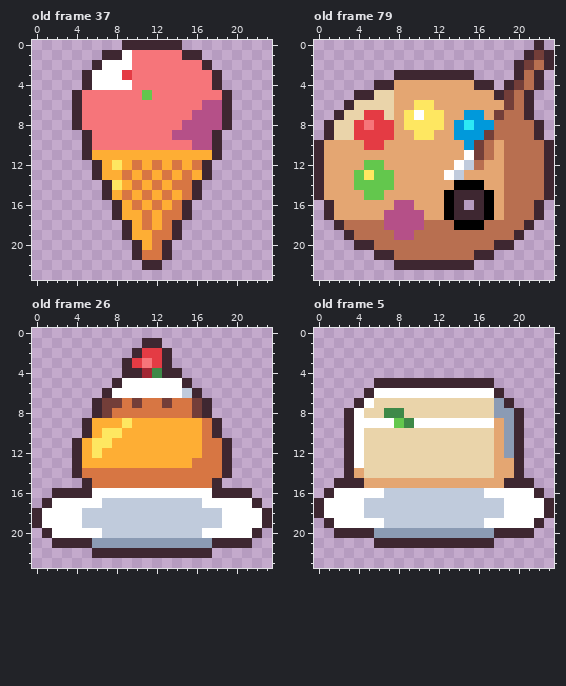
File history of a pixel-art file, art/icons.aseprite. The picture above was drawn from the file before the commit.
24x24 pixels, 79 frames. Shown: old frame 37, old frame 79, old frame 26, old frame 5. The commit also changed other frames, which this record leaves out.
After:
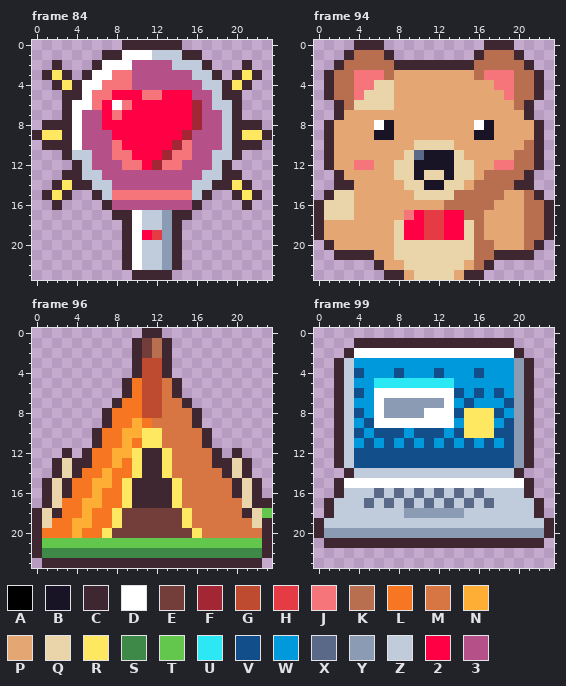
Palette (. is transparent): A #000000  B #181425  C #3e2731  D #ffffff  E #733e39  F #a22633  G #be4a2f  H #e43b44  J #f6757a  K #b86f50  L #f77622  M #d77643  N #feae34  P #e4a672  Q #ead4aa  R #fee761  S #3e8948  T #63c74d  U #2ce8f5  V #124e89  W #0099db  X #5a6988  Y #8b9bb4  Z #c0cbdc  2 #ff0044  3 #b55088
A new or re-ordered frame is compared with the old frame closest to it.
The exact change:
frames 79 -> 179
Changed rows in their new state; - is an unchanged pixel.
Frame 84 is new; against old frame 37:
first column x 0:
 1 ----------DDZZZ---------
 2 --C-------3333ZZZ----C--
 3 -CRC----JJ333333ZZ--CRC-
 4 --CRCD-JJJ3333333ZZCRC--
 5 ---C-D--222J-22233Z-C---
 6 ---CDD-2D-222222F-ZZC---
 7 ---CD332-2222222F--ZC---
 8 -CCCD33222222222F--ZCCC-
 9 CRRCD3332222222F--3ZCRRC
10 -CCCD333-22222F---3ZCCC-
11 ---CZZ33JJ222FJJ33ZZC---
12 ----CZ333JJ2FJJ333ZC----
13 ---CCZZ3333333333ZZCC---
14 --CRCCZZ33333333ZZCCRC--
15 -CRC--CZJJJJJJJJZC--CRC-
16 --C----C33333333C----C--
17 ---------CDZZYC---------
18 ----------DZZY----------
19 ----------D2HY----------
20 ---------CDZZYC---------
21 ---------CDZZYC---------
22 ---------CDZZYC---------
23 ----------CCCC----------
Frame 94 is new; against old frame 79:
first column x 0:
 0 ----CCC----------CCC--.-
 1 ---CKKKC--------CKKKC...
 2 --CKKKKKCCCCCCCCKKKKKC..
 3 -CKKJJJKPPPPPPPPKJJJK---
 4 -CKKJJQQ--------PPJJK---
 5 -CKKJQ------------PJ-KC-
 6 --CK------PP-------P----
 7 ---PPPPP-PPPP--PP-PPP---
 8 --PPPPDB-PPPP-PPDBPPPP--
 9 --PPPPBB--PP--PPBBPPPP--
10 .C---PP---QQQQ-PPP-PP-C.
11 .C-------QXBBBQPPP-P--C.
12 .C--JJP-QQBBBBQQP-JJ--C.
13 ..C-PPPPQQBQQBQQ-KK--C..
14 ..CCPPPP-QQBBQQPKKK-CC..
15 .CQQ-PP---QQQQKKKKKPP-C.
16 CQQQ----PP---KKKKK-PP-KC
17 CQQQ---PPJ2HH22KKP-PP-KC
18 CPPPPPPPQ22HH22QKPPPPKKC
19 CPPPPPPPQ22HH22Q-PPPPKKC
20 -CPPPPPPQQQQQQQQ--PPPKC-
21 --CCCCPPQQQQQQQQKKCCCC--
22 ------CPPQQQQQQPKC------
23 -------CCPQQQQPCC-------
Frame 96 is new; against old frame 26:
first column x 0:
 0 -----------CC-----------
 1 ----------CEKC----------
 2 -----------EK-----------
 3 ---------.CGG-----------
 4 ---------.-GG-.---------
 5 --------.CLGGMC.--------
 6 -------..CLGGMC..-------
 7 ------..CLLGGM-C..------
 8 ------.CLLLGG---C.------
 9 -----..CLL-LMMMMC..-----
10 -----.CLL--RRMMMMC.-----
11 ----..CLL-LRRMMMMC..----
12 ---C.CLL--RCCRMMM-C.C---
13 --CQ-CLL-LRCCRMM--C-QC--
14 --CQ-LLNLLRCCR------QC--
15 -CQCLLNNLRCCCCR---MMCQC-
16 -CQ-LLNLLRCCCCRMMMMM-QC-
17 --QLLNNLLRCCCCRMMMMMMQ-C
18 -QCLLNLLREEEEEERMMMMMCQT
19 -QLLNNLLREEEEEERMMMMMMQ-
20 CLLLNLLREEEEEEEERMMMMMMC
21 CTTTTTTTTTTTTTTTTTTTTTTC
22 CSSSSSSSSSSSSSSSSSSSSSSC
23 -CCCCCCCCCCCCCCCCCCCCCC-
Frame 99 is new; against old frame 5:
first column x 0:
 1 ----CCCCCCCCCCCCCCCC----
 2 ---CDDDDDDDDDDDDDDDDC---
 3 --CZWWWWWWWWWWWWWWWWYC--
 4 --CZVWWWVWWWVWWWVWWWYC--
 5 --CZWWUUUUUUUUWWWWWWYC--
 6 --CZVW--------VWVWVWYC--
 7 --CZWWDYYYYYYDWVWWWVYC--
 8 --CZVWDYYYYDDDVRRRVWYC--
 9 --CZWV--DD----WRRRWVYC--
10 --CZVWVVVWVVVWVRRRVVYC--
11 --CZWVWVWVWVWVWVWVWVYC--
12 --CZVVVVVVVVVVVVVVVVYC--
13 --CZVVVVVVVVVVVVVVVVYC--
14 ----ZZZZZZZZZZZZZZZZ----
15 ---DDDDDDDDDDDDDDDDDD---
16 -.CZZZX-X-X-X-X-XZZZZC.-
17 .CZZZX-X-X-X-X-X-X-ZZZC.
18 .CZZZ----YYYYYY----ZZZC.
19 CZZZZZZ----------ZZZZZZC
20 CYYYYY------------YYYYYC
21 -CCCCC------------CCCCC-
